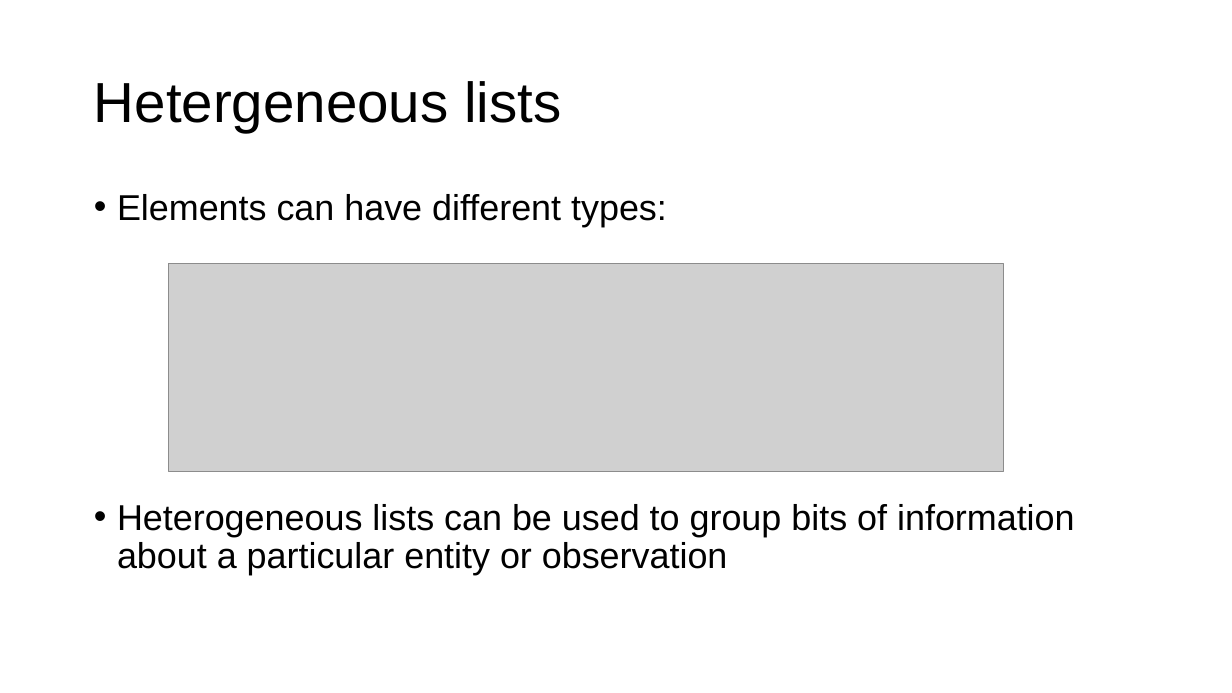
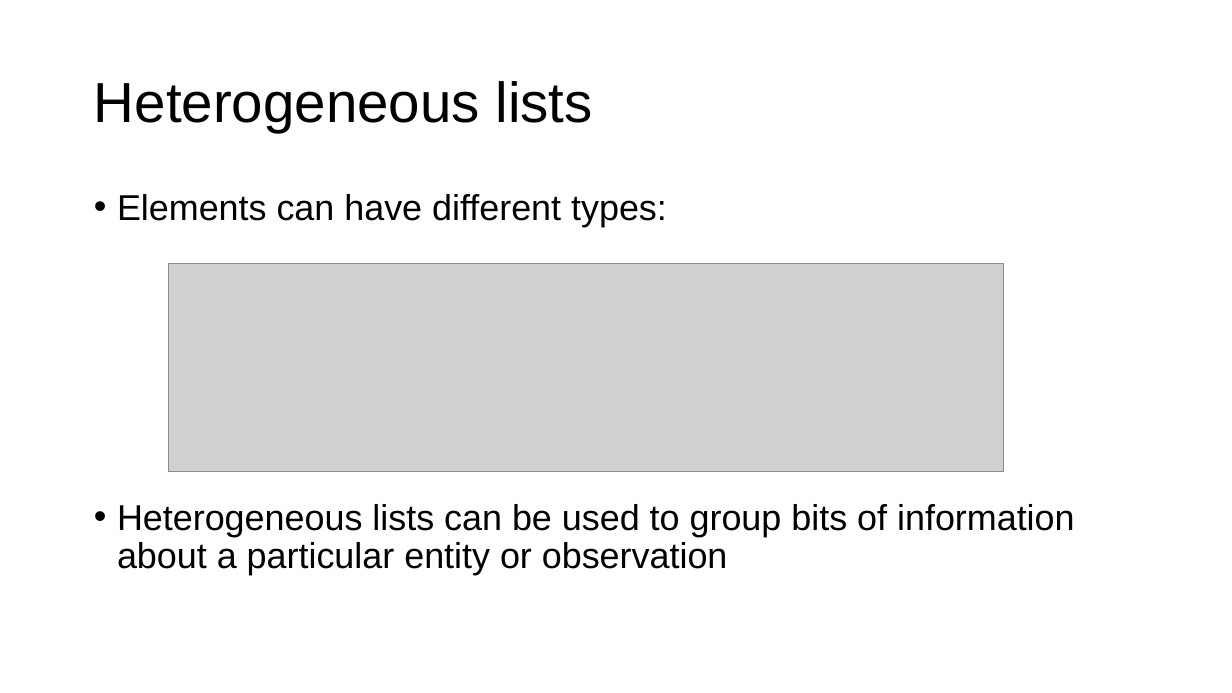
Before and after one commit to parrt/msds501, a slide deck: slide 15 of slides/intro-programming.pptx (slide 14 before the commit). Drawn at 1232x693 pixels with LibreOffice and Linux fonts; fonts in the diff are those of the drawing; grey boxes stand for pictures; background and template pictures are left out. Boxes give left, top, right and bottom in pixels: in the first picture for what was removed or moved away, otherwise in the second. Text is boxed around its words. In the diff, an @@ line names an element or a change of style, - is before the commit and + after.

```diff
--- a/slides/intro-programming.pptx
+++ b/slides/intro-programming.pptx
@@ title at (94,81,593,132): text changed @@
-Hetergeneous lists
+Heterogeneous lists
```
Also in this commit, not shown: 4 other slides changed, 1 slide added, 3 other files.
